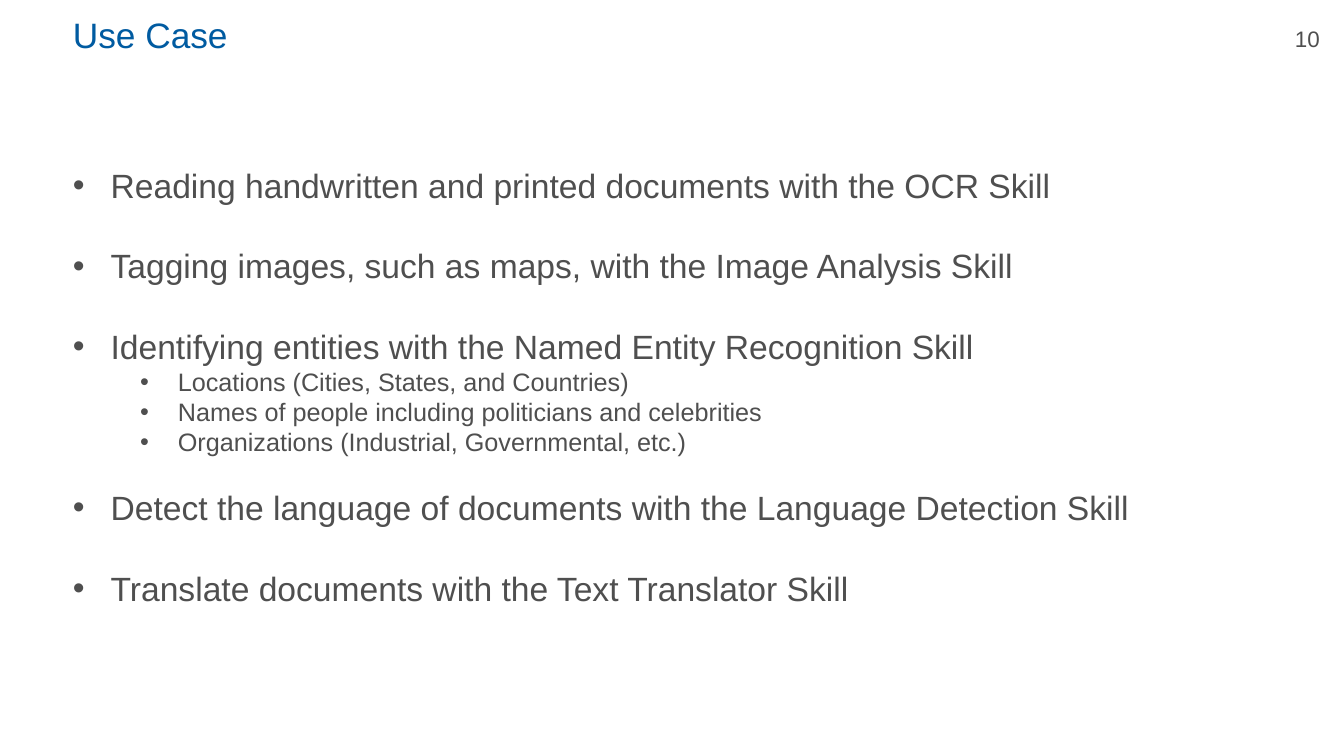
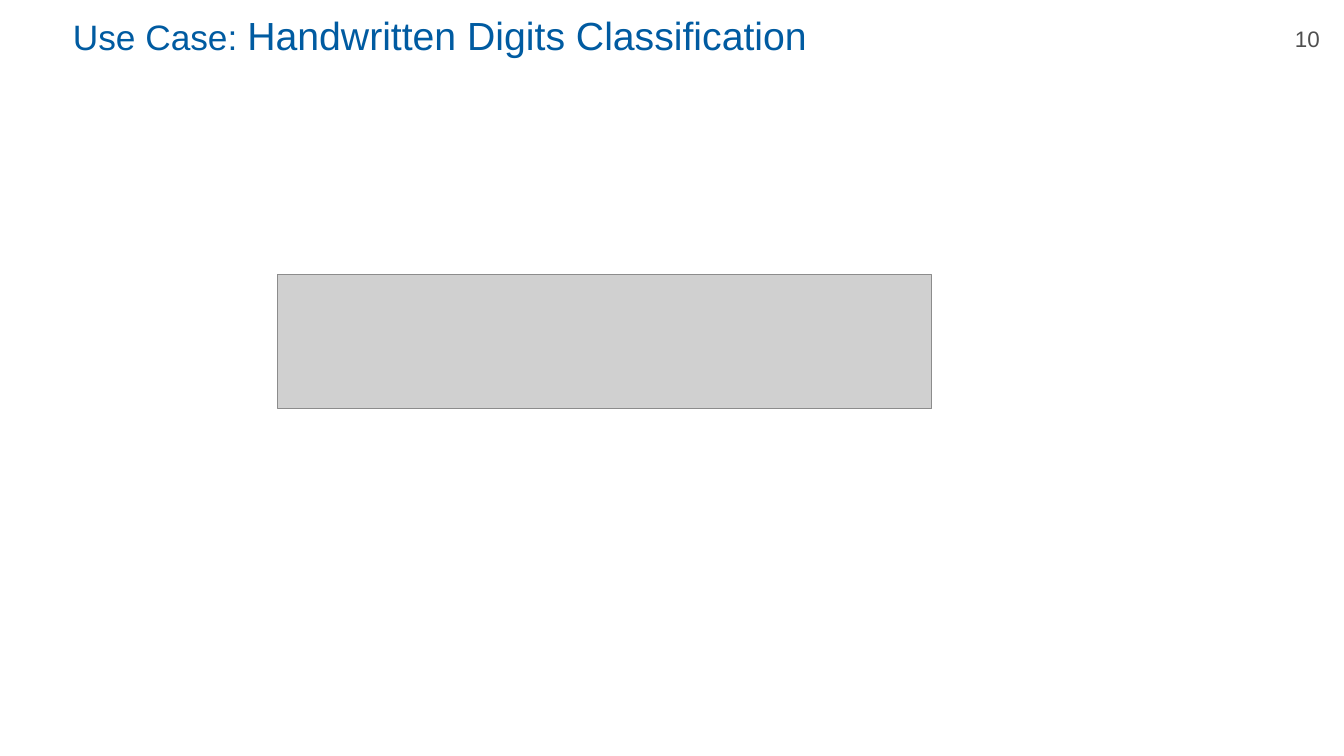
Before and after one commit to P4yDay/PyTorch, a slide deck: slide 10 of PyTorch.pptx. Drawn at 1344x756 pixels with LibreOffice and Linux fonts; fonts in the diff are those of the drawing; grey boxes stand for pictures; background and template pictures are left out. Boxes give left, top, right and bottom in pixels: in the first picture for what was removed or moved away, otherwise in the second. Text is boxed around its words. In the diff, an @@ line names an element or a change of style, - is before the commit and + after.

```diff
--- a/PyTorch.pptx
+++ b/PyTorch.pptx
@@ title at (x1=73, y1=21, x2=807, y2=58): text changed; size 25.2 to 28 pt @@
-Use Case
+Use Case: Handwritten Digits Classification
@@ text removed at (x1=111, y1=173, x2=1129, y2=602) @@
-• Reading handwritten and printed documents with the OCR Skill
-• Tagging images, such as maps, with the Image Analysis Skill
-• Identifying entities with the Named Entity Recognition Skill
-  • Locations (Cities, States, and Countries)
-  • Names of people including politicians and celebrities
-  • Organizations (Industrial, Governmental, etc.)
-• Detect the language of documents with the Language Detection Skill
-• Translate documents with the Text Translator Skill
@@ picture added at (x1=277, y1=274, x2=932, y2=408) @@
```
Also in this commit, not shown: 2 other slides changed, 3 slides added, 4 slides removed.
